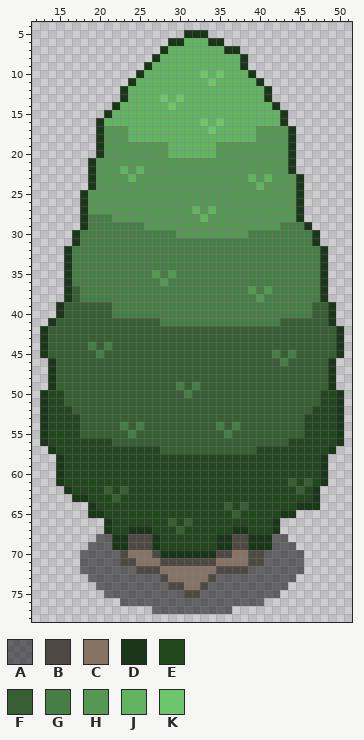
Sprite sheet, stored at Assets/_Project/Art/Exports/World Assets/SPR Tree.png. Above is the file before it was changed.
The file is 64x80 pixels. Shown: x 12..51, y 4..78.
Palette (. is transparent): A #00000081  B #4f4943  C #877363  D #1b371a  E #22481e  F #375f33  G #477e45  H #549853  J #62b460  K #6dc66b
Pixels before (only the part around the change), first column x 15:
12 ........DJJJJJJJJJJJJJJJJJD........
13 ........DJJJJKJKJJJJJJJJJJD........
14 .......DJJJJJJKJJJJJJJJJJJJD.......
15 ......DJJJJJJJJJJJJJJJJJJJJJD......
16 .....DJJJJJJJJJJJJKJKJJJJJJJD......
17 .....DHHHJJJJJJJJJJKJJJJJHHHHD.....
18 .....DHHHJJJJJJJJJJJJJJJJHHHHD.....
19 .....DHHHHHHHHJJJJJJHHHHHHHHHD.....
20 .....DHHHHHHHHJJJJJJHHHHHHHHHD.....
21 ....DHHHHHHHHHHHHHHHHHHHHHHHHD.....
22 ....DHHHJHJHHHHHHHHHHHHHHHHHHD.....
23 ....DHHHHJHHHHHHHHHHHHHHJHJHHHD....
24 ....DHHHHHHHHHHHHHHHHHHHHJHHHHD....
25 ...DHHHHHHHHHHHHHHHHHHHHHHHHHHD....
26 ...DHHHHHHHHHHHHHHHHHHHHHHHHHHD....
27 ...DHHHHHHHHHHHHHJHJHHHHHHHHHHD....
28 ...DGGGHHHHHHHHHHHJHHHHHHHHHHHD....
29 ...DGGGGGGGHHHHHHHHHHHHHHHHHGGGD...
30 ..DGGGGGGGGGGGGHHHHHHHHHGGGGGGGGD..
31 ..DGGGGGGGGGGGGGGGGGGGGGGGGGGGGGD..
32 .DGGGGGGGGGGGGGGGGGGGGGGGGGGGGGGGD.
33 .DGGGGGGGGGGGGGGGGGGGGGGGGGGGGGGGD.
The result:
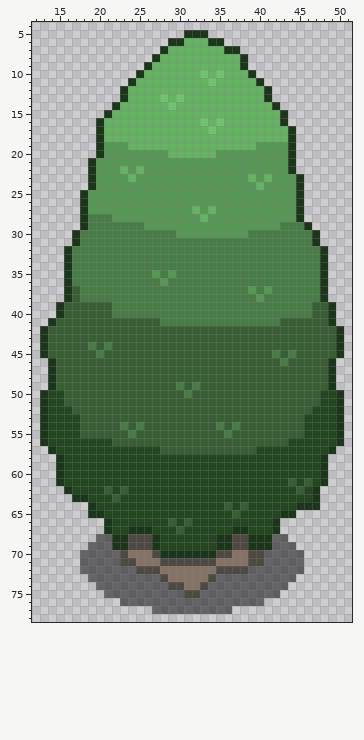
What changed:
Changed rows in their new state; - is an unchanged pixel.
first column x 21:
17 JJJ----------------JJJJ
18 JJJ----------------JJJJ
19 ---JJJJJ------JJJJJ----
Where, in picture pixels (left, top, right, bottom), the same in both pictures:
changed: (104, 126, 168, 150)
changed: (216, 126, 288, 150)
